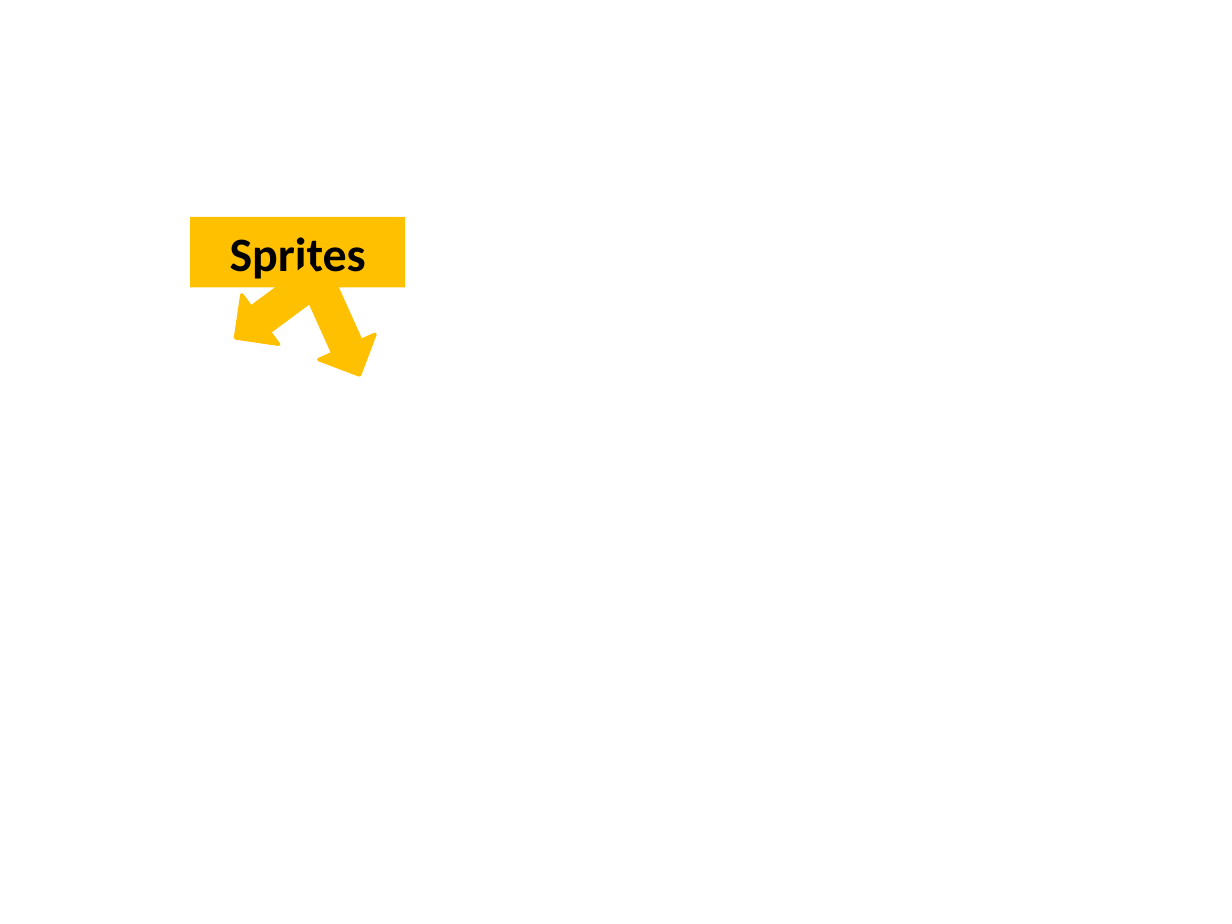
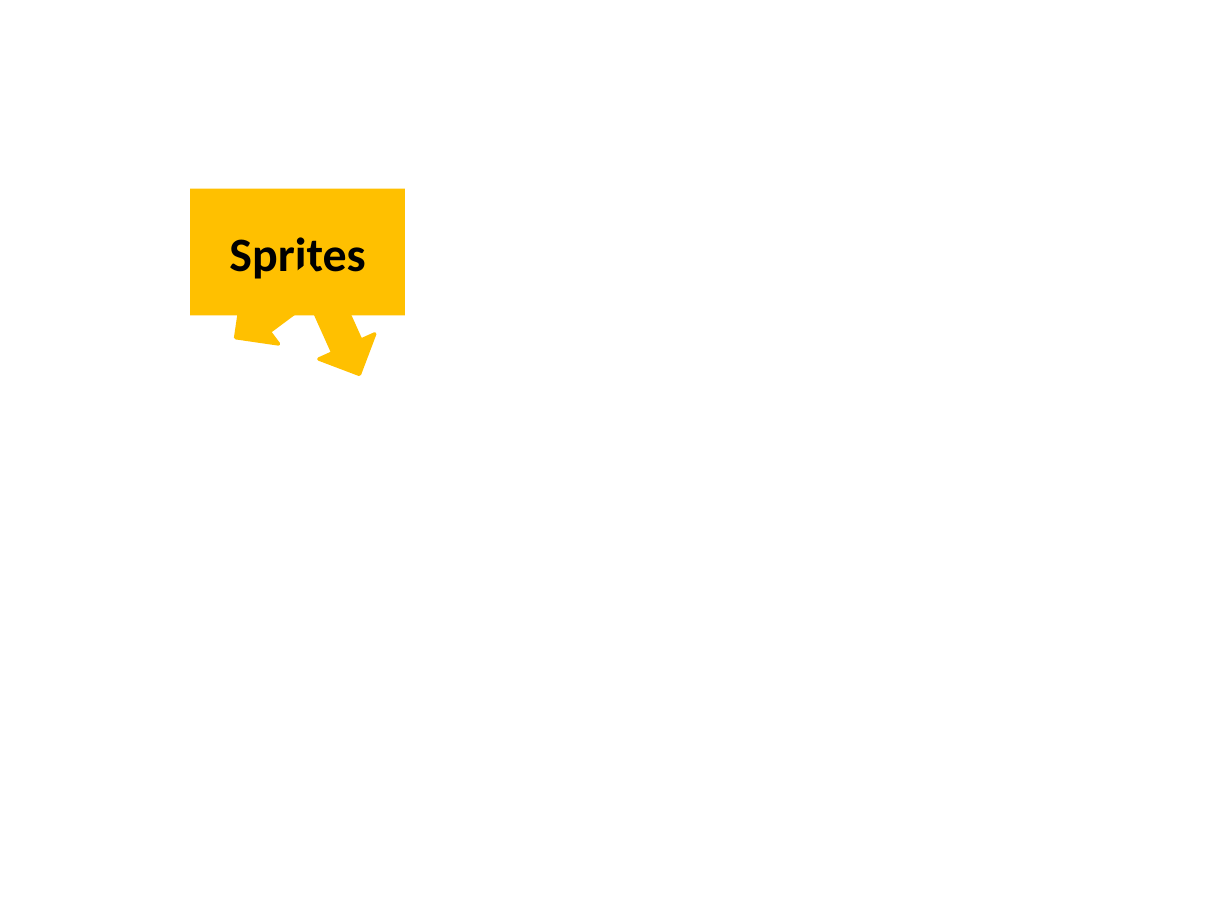
Before and after one commit to spreadsheetlab/ScratchDatasetMSR, a slide deck: slide 3 of MSR-Scratch.pptx. Drawn at 1232x924 pixels with LibreOffice and Linux fonts; fonts in the diff are those of the drawing; background and template pictures are left out. Boxes give left, top, right and bottom in pixels: in the first picture for what was removed or moved away, otherwise in the second. Text is boxed around its words. In the diff, an @@ line names an element or a change of style, - is before the commit and + after.

```diff
--- a/MSR-Scratch.pptx
+++ b/MSR-Scratch.pptx
@@ rectangle "Sprites" resized from (x1=190, y1=217, x2=405, y2=287) to (x1=190, y1=188, x2=404, y2=315) @@
@@ right arrow at (x1=217, y1=253, x2=336, y2=363): outline #FFC000 2 pt to #FFC000 2.01 pt; proportions changed @@
@@ right arrow at (x1=284, y1=258, x2=387, y2=388): outline #FFC000 2 pt to #FFC000 2.01 pt; proportions changed @@
```
Also in this commit, not shown: 11 other slides changed, 3 slides added, 1 slide removed, 1 other file.
